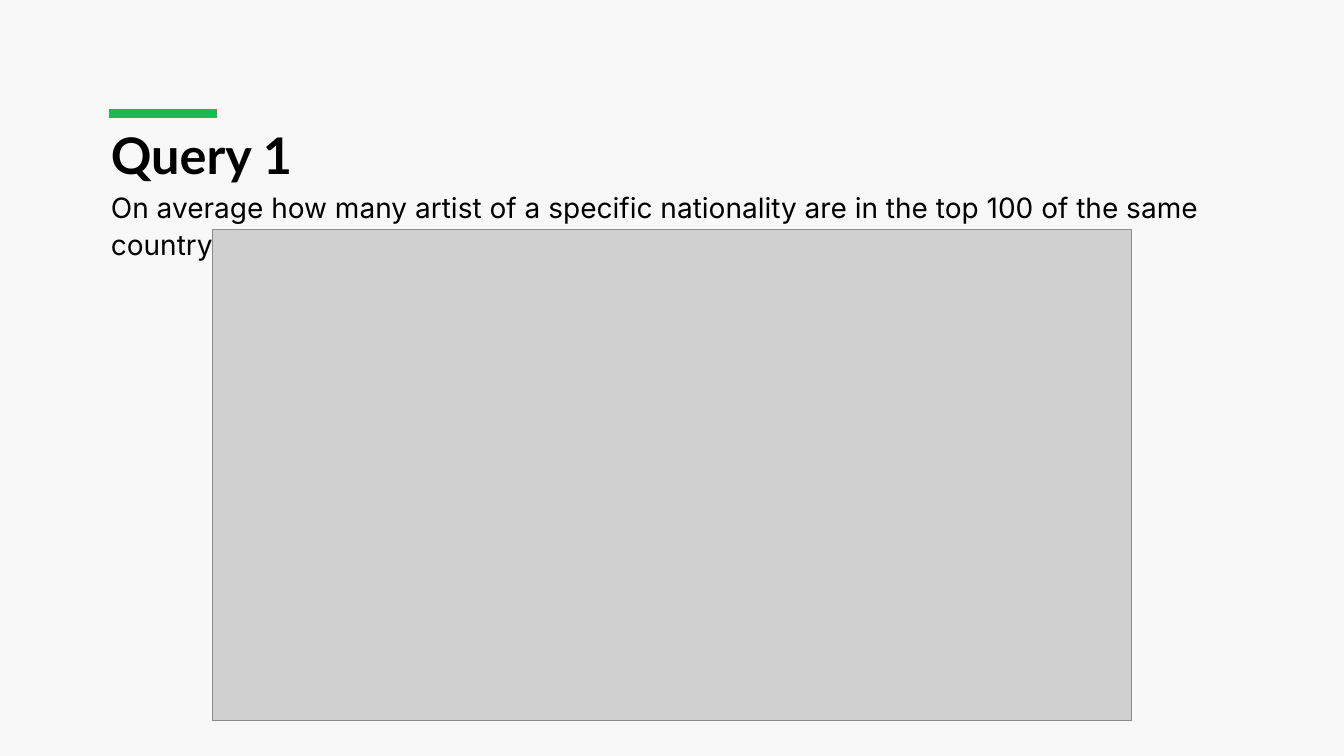
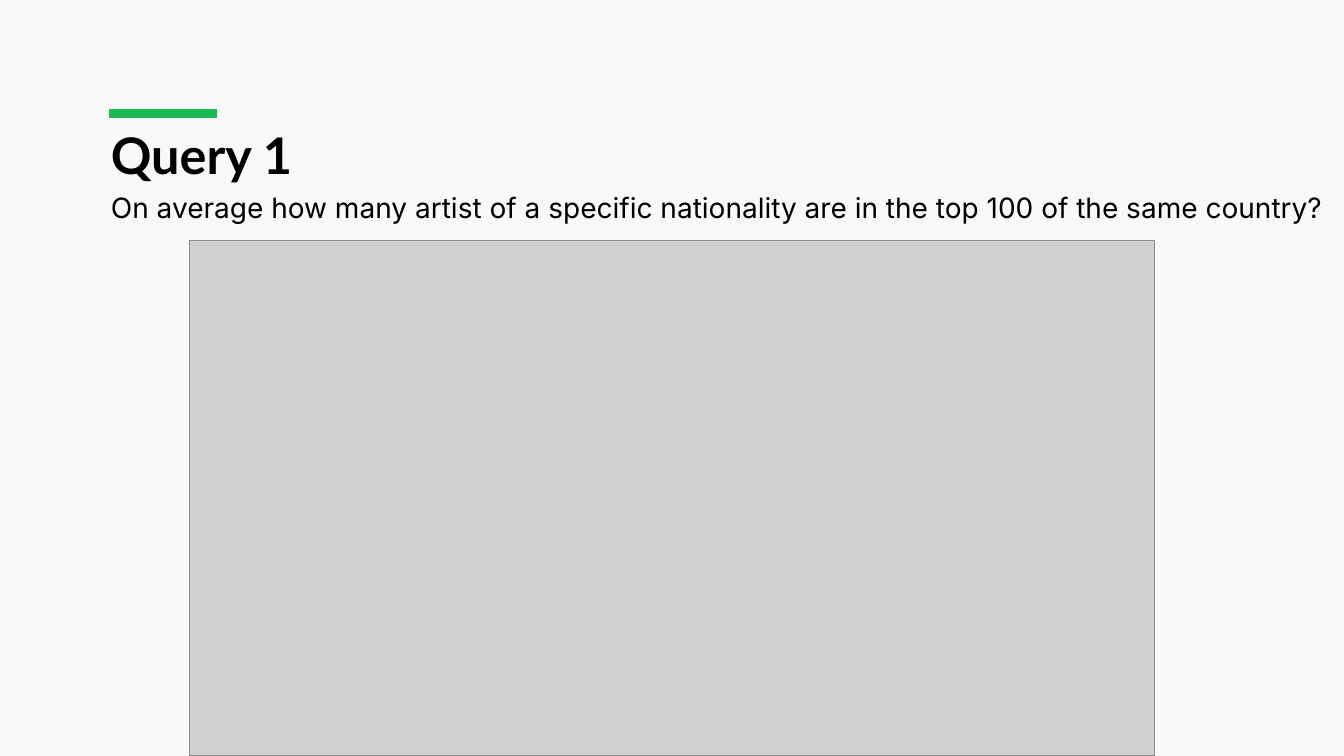
Before and after one commit to luca-martinelli-09/spotify-lod, a slide deck: slide 9 of Spotify_Presentation.pptx. Drawn at 1344x756 pixels with LibreOffice and Linux fonts; fonts in the diff are those of the drawing; grey boxes stand for pictures. Boxes give left, top, right and bottom in pixels: in the first picture for what was removed or moved away, otherwise in the second. Text is boxed around its words. In the diff, an @@ line names an element or a change of style, - is before the commit and + after.

```diff
--- a/Spotify_Presentation.pptx
+++ b/Spotify_Presentation.pptx
@@ text "On average how many artist ..." rewrapped from (111, 196, 1197, 224) to (111, 196, 1322, 224) @@
@@ picture: place and size @@
-picture at (213, 230, 1131, 721)
+picture at (190, 240, 1155, 756)
```
Also in this commit, not shown: 14 other slides changed, 1 slide added, 1 slide removed, 1 other file.
